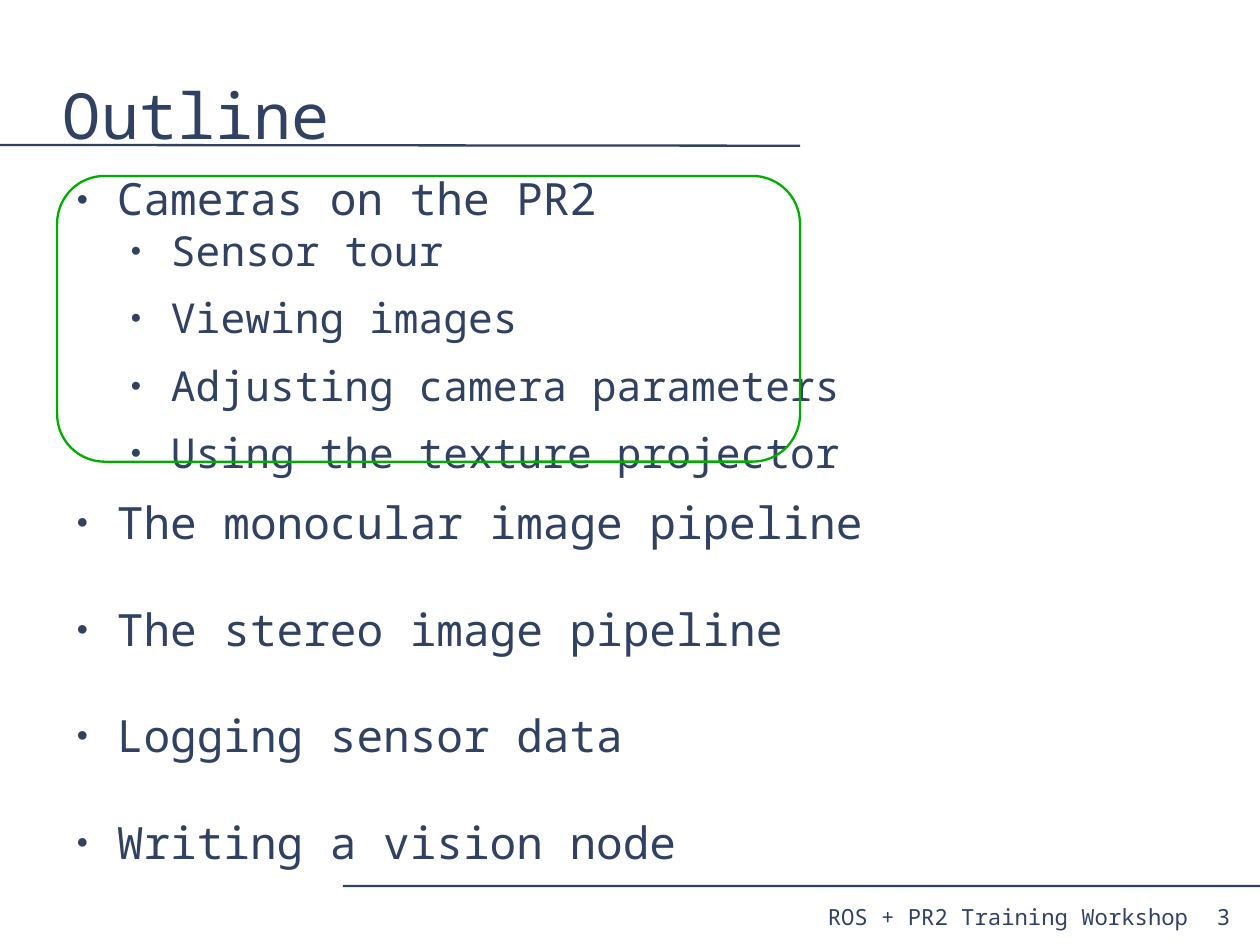
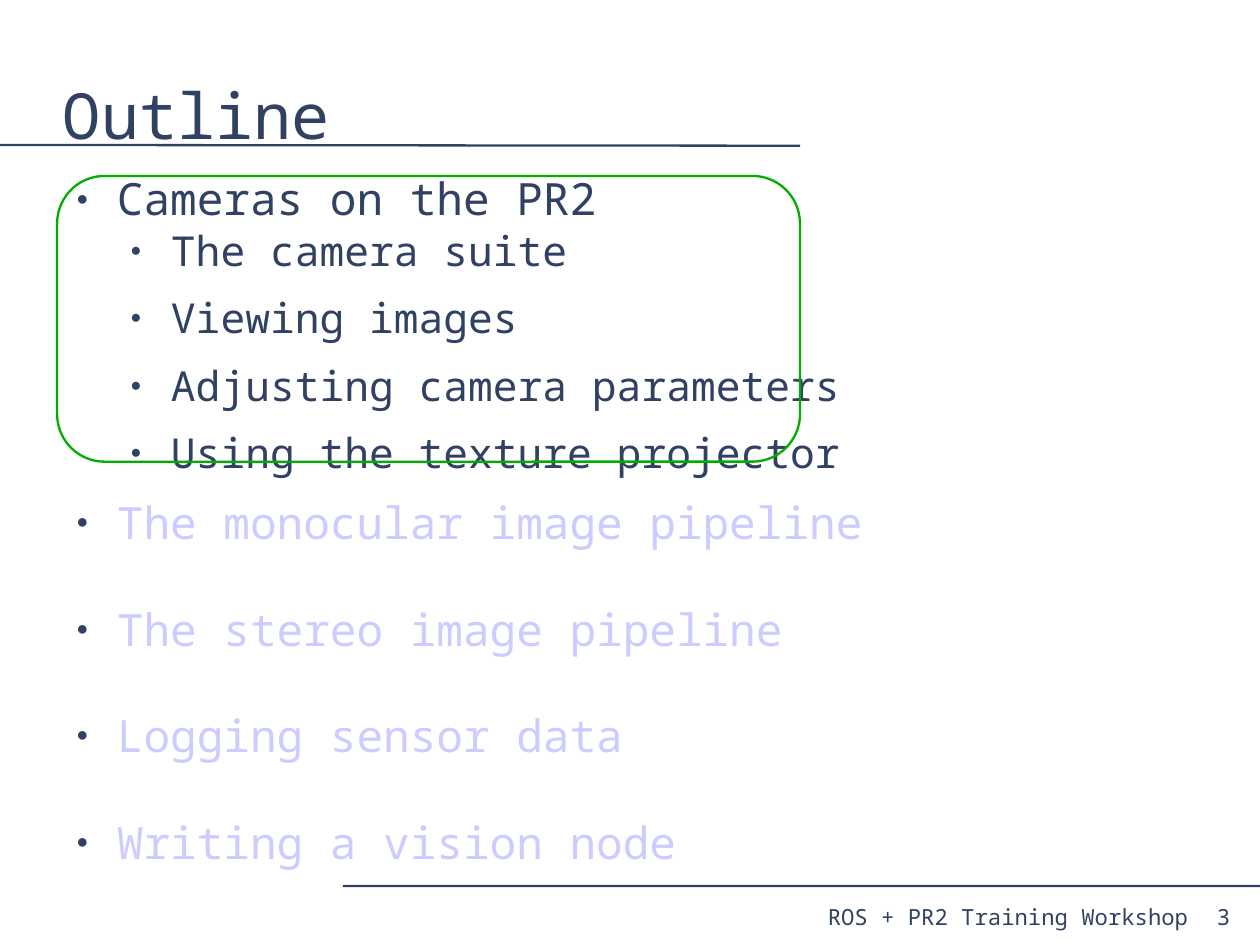
Before and after one commit to PR2/pr2_docs, a slide deck: slide 3 of pr2_training_workshop/processing_camera_data/slides.odp. Drawn at 1260x945 pixels with LibreOffice and Linux fonts; fonts in the diff are those of the drawing. Boxes give left, top, right and bottom in pixels: in the first picture for what was removed or moved away, otherwise in the second. Text is boxed around its words. In the diff, an @@ line names an element or a change of style, - is before the commit and + after.

Commit message:
processing_camera_data: Switched monocular part a bit to parallel stereo better. Warnings on what not to do in the exercises. Updated commands. Formatting tweaks.

```diff
--- a/pr2_training_workshop/processing_camera_data/slides.odp
+++ b/pr2_training_workshop/processing_camera_data/slides.odp
@@ text at [171,234,567,267]: text changed @@
-  ● Sensor tour
+  ● The camera suite
@@ text at [117,506,862,870]: text colour #314162 to #CCCCFF in "The monocular image pipeline", "The stereo image pipeline", "Logging sensor data", "Writing a vision node" @@
```
Also in this commit, not shown: 14 other slides changed, 1 slide added, 1 other file.
